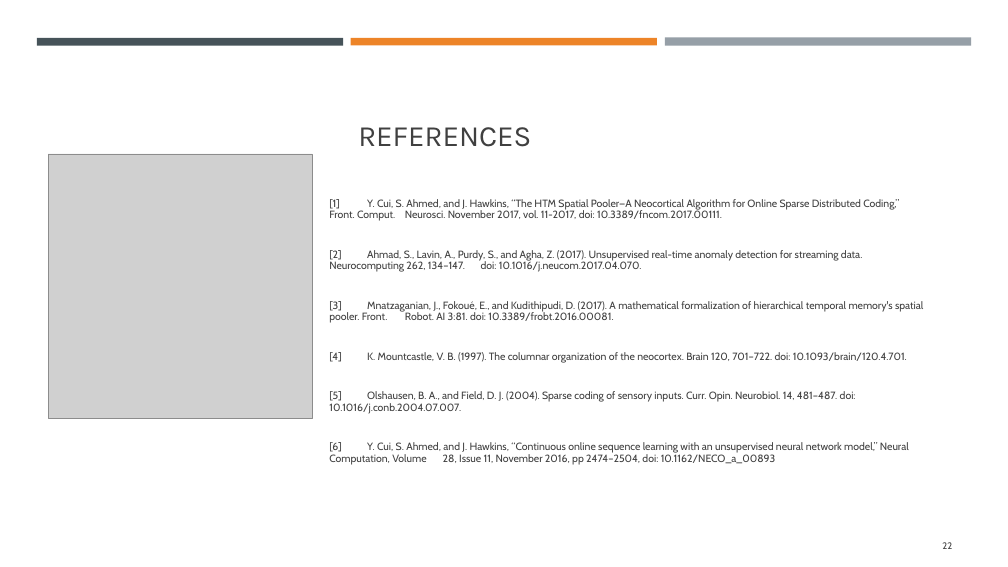
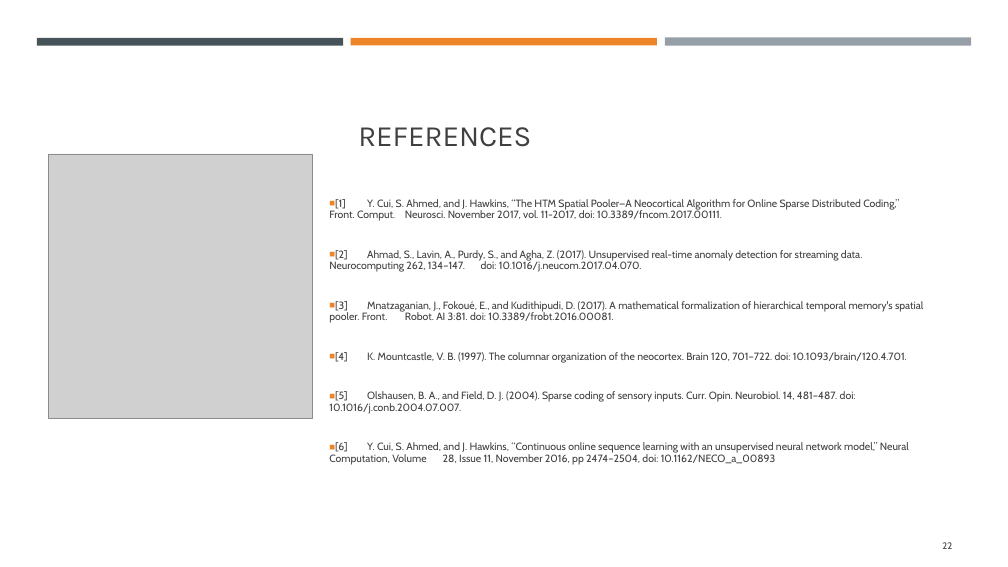
Before and after one commit to mahbubur-r/neocortexapi, a slide deck: slide 22 of source/MySEProject/Documentation/ML 2425-03 Implement Anomaly Detection Sample.pptx. Drawn at 1008x567 pixels with LibreOffice and Linux fonts; fonts in the diff are those of the drawing; grey boxes stand for pictures. Boxes give left, top, right and bottom in pixels: in the first picture for what was removed or moved away, otherwise in the second. Text is boxed around its words. In the diff, an @@ line names an element or a change of style, - is before the commit and + after.

```diff
--- a/source/MySEProject/Documentation/ML 2425-03 Implement Anomaly Detection Sample.pptx
+++ b/source/MySEProject/Documentation/ML 2425-03 Implement Anomaly Detection Sample.pptx
@@ text "[1] Y. Cui, S. Ahmed, ..." at (329,199,923,465): bullet none to ■ @@
```
Also in this commit, not shown: 8 other slides changed, 2 other files.
